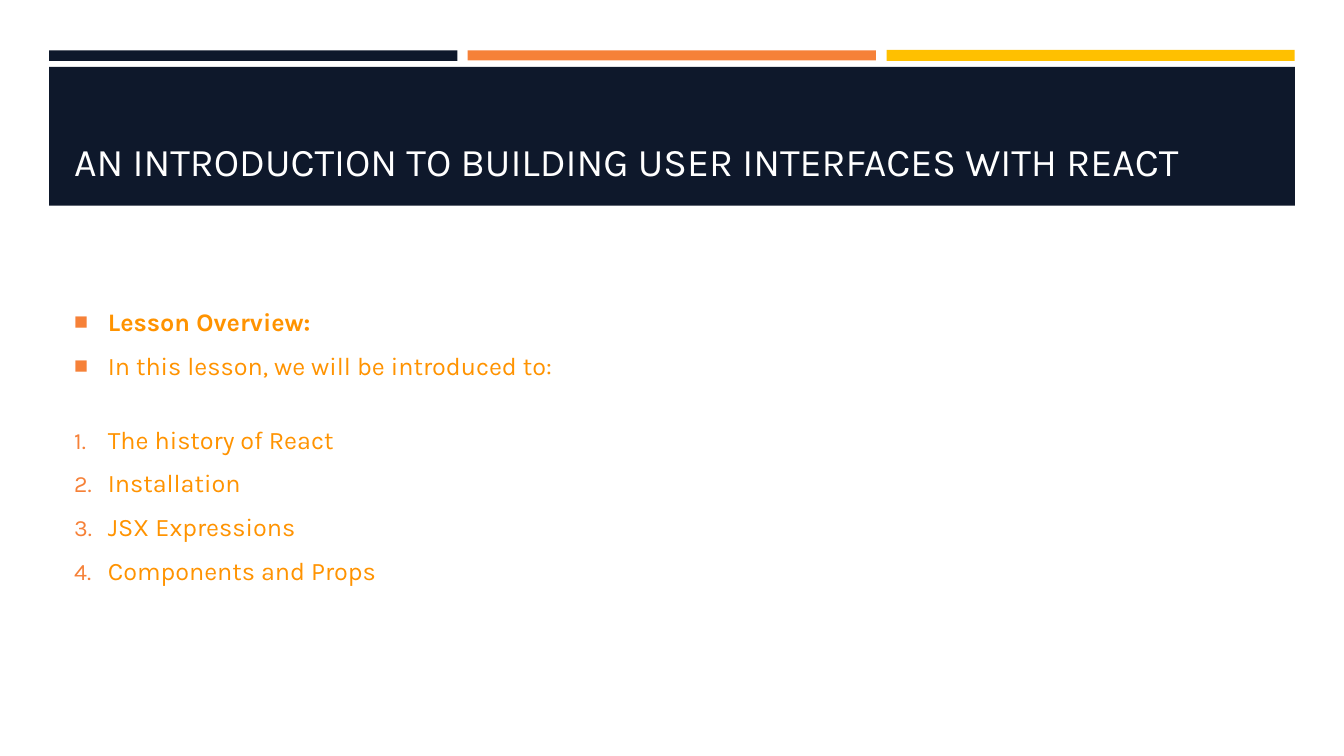
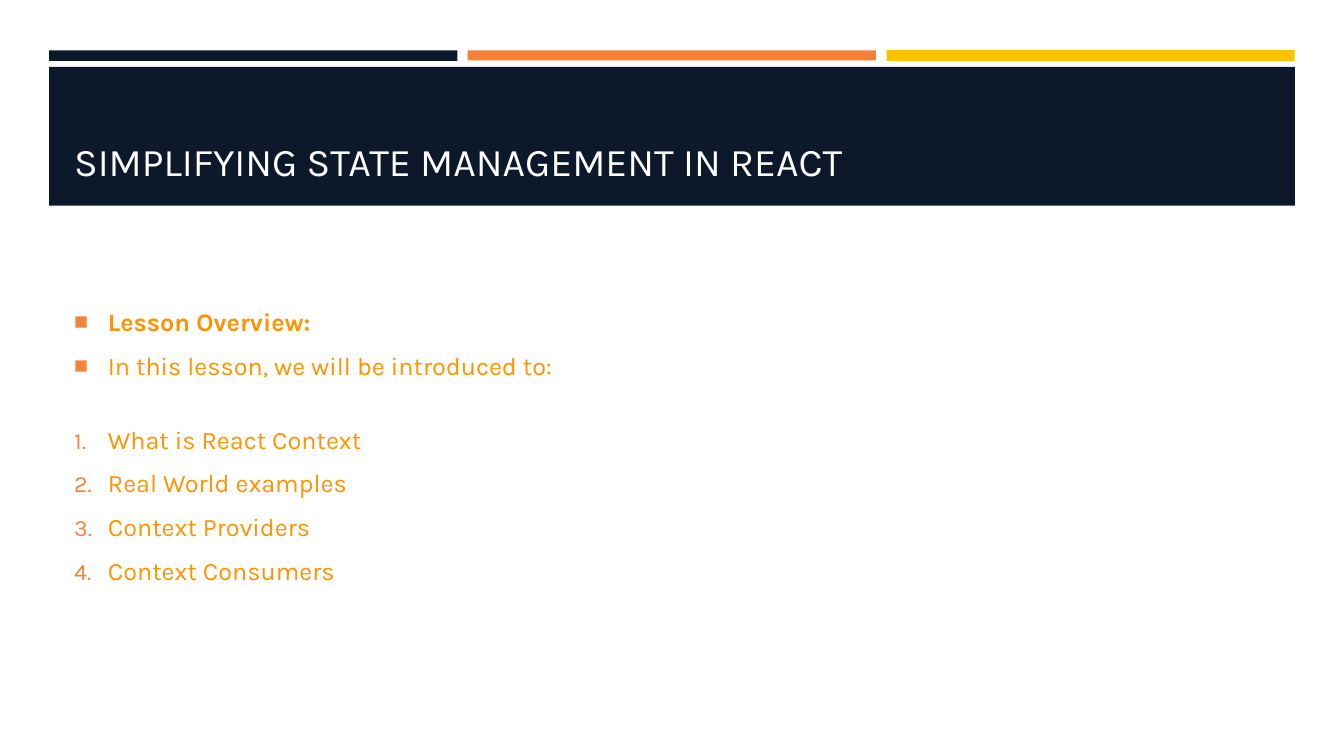
Before and after one commit to hawkeye1900/SBC-Sept24, a slide deck: slide 2 of week-10/W10-S2-ReactContext/W10-S2-ReactContext.pptx. Drawn at 1344x756 pixels with LibreOffice and Linux fonts; fonts in the diff are those of the drawing; background and template pictures are left out. Boxes give left, top, right and bottom in pixels: in the first picture for what was removed or moved away, otherwise in the second. Text is boxed around its words. In the diff, an @@ line names an element or a change of style, - is before the commit and + after.

Commit message:
Updated Presentation for W10-S2

```diff
--- a/week-10/W10-S2-ReactContext/W10-S2-ReactContext.pptx
+++ b/week-10/W10-S2-ReactContext/W10-S2-ReactContext.pptx
@@ title at <box>74,151,842,177</box>: text changed @@
-AN INTRODUCTION TO BUILDING USER INTERFACES WITH REACT
+SIMPLIFYING STATE MANAGEMENT IN REACT
@@ text at <box>108,431,361,581</box>: text changed @@
-1. The history of React
-2. Installation
-3. JSX Expressions
-4. Components and Props
+1. What is React Context
+2. Real World examples
+3. Context Providers
+4. Context Consumers
```
Also in this commit, not shown: 2 other slides changed, 9 slides added, 8 slides removed.
